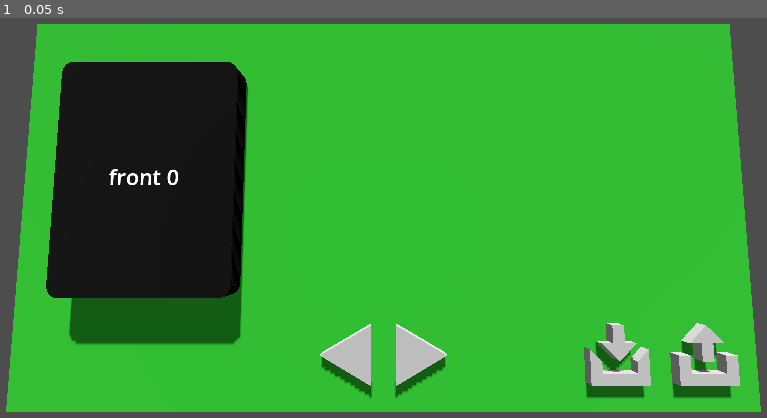
Above: before the commit, frame 1.
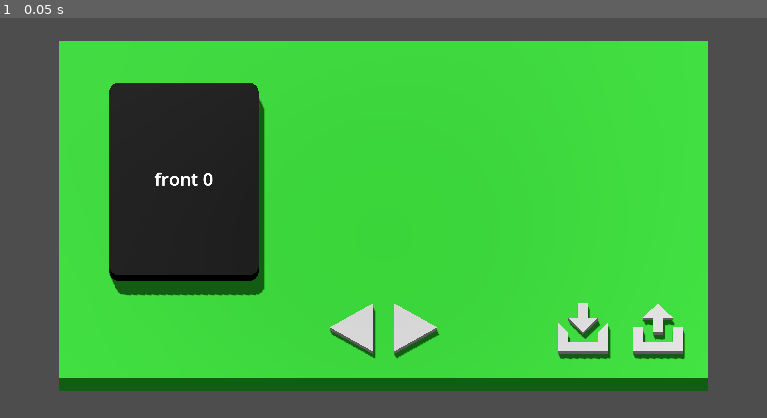
Above: after the commit, the same moment.

Repository: thompsop1sou/flash-card-app
Game: Godot game, scene res://table/table.tscn
Two runs of this game, one before a commit and one after it. Both use one fixed random seed, a clock stepped at 60 frames per second and the inputs below.
Inputs:
- Up to frame 1 (0.05 s): no input

The runs differ from the first frame. In frame 1, 82% of the frame differs, in the area x 0-100%, y 1-99%.

Commit message:
Make camera orthogonal

Diff:
--- a/flash-card-front-end/table/table.tscn
+++ b/flash-card-front-end/table/table.tscn
@@ -29,14 +29,14 @@
 transform = Transform3D(1, 0, 0, 0, 1, 0, 0, 0, 1, 0, 0.5, 0)
 
 [node name="DrawStack" type="Node3D" parent="Cards"]
-transform = Transform3D(1, 0, 0, 0, 1, 0, 0, 0, 1, -4, 0, 0.05)
+transform = Transform3D(1, 0, 0, 0, 1, 0, 0, 0, 1, -4, 0, 0)
 script = ExtResource("2_6a2tr")
 
 [node name="CenterCardSpot" type="Node3D" parent="Cards"]
 transform = Transform3D(1, 0, 0, 0, 1, 0, 0, 0, 1, 0, 0, 0.05)
 
 [node name="DiscardStack" type="Node3D" parent="Cards"]
-transform = Transform3D(1, 0, 0, 0, 1, 0, 0, 0, 1, 4, 0, 0.05)
+transform = Transform3D(1, 0, 0, 0, 1, 0, 0, 0, 1, 4, 0, 0)
 script = ExtResource("2_6a2tr")
 
 [node name="Buttons" type="Node3D" parent="."]
@@ -55,22 +55,24 @@
 transform = Transform3D(1, 0, 0, 0, 1, 0, 0, 0, 1, 5.5, 0, 0)
 
 [node name="DirectionalLight3D" type="DirectionalLight3D" parent="."]
-transform = Transform3D(1, 0, 0, 0, 0.5, 0.866025, 0, -0.866025, 0.5, 0, 4, 7)
+transform = Transform3D(0.965926, 0.12941, -0.224144, 0, 0.866025, 0.5, 0.258819, -0.482963, 0.836516, 0, 4, 2)
 shadow_enabled = true
-shadow_bias = 0.0
-shadow_reverse_cull_face = true
 directional_shadow_mode = 0
-directional_shadow_max_distance = 10.0
+directional_shadow_fade_start = 1.0
+directional_shadow_max_distance = 6.0
 
 [node name="WorldEnvironment" type="WorldEnvironment" parent="."]
 environment = SubResource("Environment_84wpw")
 
 [node name="CameraPivot" type="Node3D" parent="."]
-transform = Transform3D(1, 0, 0, 0, 0.996195, -0.0871557, 0, 0.0871557, 0.996195, 0, 0, 0)
+transform = Transform3D(1, 0, 0, 0, 0.965926, -0.258819, 0, 0.258819, 0.965926, 0, 0, 0)
 
 [node name="Camera3D" type="Camera3D" parent="CameraPivot"]
-transform = Transform3D(1, 0, 0, 0, 1, 0, 0, 0, 1, 0, 0, 7)
+transform = Transform3D(1, 0, 0, 0, 1, 0, 0, 0, 1, 0, 2.98023e-08, 2)
+projection = 1
 fov = 60.0
+size = 9.0
+far = 3.0
 
 [connection signal="pressed" from="Buttons/LeftArrow" to="." method="_on_left_arrow_pressed"]
 [connection signal="pressed" from="Buttons/RightArrow" to="." method="_on_right_arrow_pressed"]
